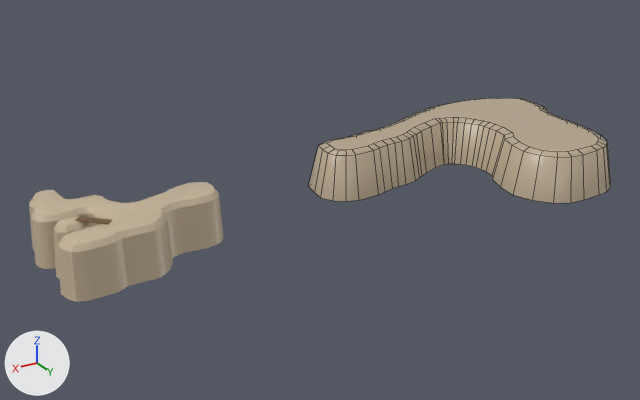
A saved change to the Blender file Assets/_Game/Content/Levels/Beach/Beach Level 1/Bld_Beach1_Island1.blend.
Camera for both pictures: a 50 mm lens placed at (67.9, 309.3, 126.5), pointed at (-104.0, 22.9, -16.7). Every picture has the same lights, and +X, +Y and +Z are marked at lower left. The older version comes first. Mesh edges are drawn as thin lines on the coarser meshes.

The scene before the commit, as lines of its bpy script (objects in view):
```python
me_plane = bpy.data.meshes.new('Plane')
me_plane.from_pydata(...)  # 408 vertices, 309 faces; spans x -59.0..9.2, y -6.7..49.4, z -20.0..0.0
me_plane.polygons.foreach_set('use_smooth', [True] * 309)
me_plane.materials.append(mat_sand)  # picture img_tex_sandbig_png
me_plane_001 = bpy.data.meshes.new('Plane.001')
me_plane_001.from_pydata(...)  # 222 vertices, 150 faces; spans x -53.4..78.1, y -19.9..73.0, z -20.0..0.0
me_plane_001.polygons.foreach_set('use_smooth', [True] * 150)
me_plane_001.materials.append(mat_sand)  # picture img_tex_sandbig_png
ob_island_1 = bpy.data.objects.new('Island 1', me_plane)
ob_island_1.location = (0.0, 0.0, 0.0)
ob_island_2 = bpy.data.objects.new('Island 2', me_plane_001)
ob_island_2.location = (-187.5, 0.0, 0.0)
```
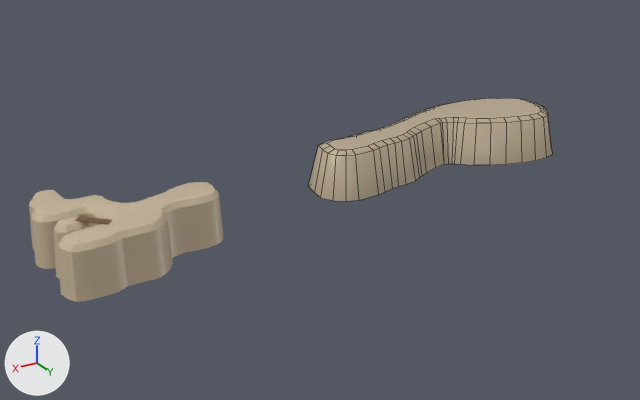
Commit message: Worked on beach level layout

Edits to the bpy script that builds the scene:
```text
Change me_plane_001:
    used by ob_island_2; location = (-187.5, 0.0, 0.0)
    remove me_plane_001.from_pydata(...)  # 222 vertices, 150 faces; spans x -53.4..78.1, y -19.9..73.0, z -20.0..0.0
    add me_plane_001.from_pydata(...)  # 177 vertices, 119 faces; spans x -53.4..78.1, y -19.9..28.4, z -20.0..0.0
    me_plane_001 part 1
    48 vertices are removed from x -46.0..6.6, y 22.8..73.0, z -20.0..0.0
    36 faces are deleted
    18 vertices move from x -46.9..0.6, y 12.3..39.6, z -20.0..0.0 to x -43.8..-2.5, y 11.9..28.4, z -20.0..0.0
    3 vertices are added at (-23.1, 27.2, -20.0), (-24.0, 23.3, -1.1), (-24.9, 19.8, 0.0)
    5 new faces join them
```

Where the change shows, as pixel boxes (x1, y1, x2, y2) in the pictures (640 x 400 px):
'Island 2', reshaped (19% narrower): before (309, 98, 611, 203); after (309, 98, 553, 201)
part 1 of me_plane_001, cut back: before (463, 108, 611, 203); after (463, 108, 553, 165)
